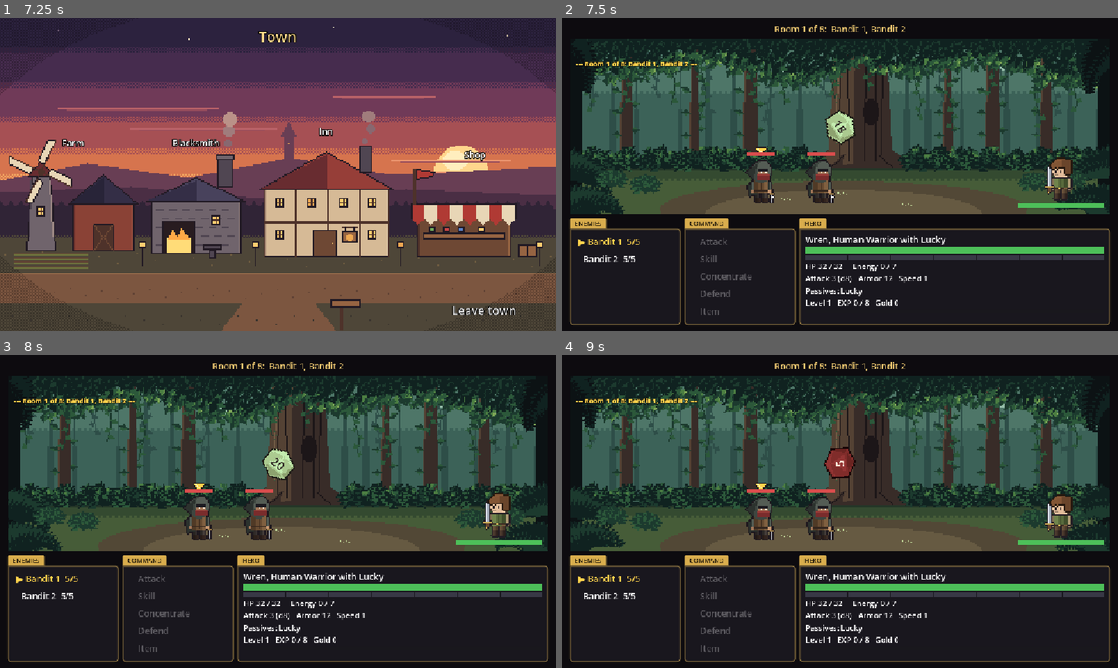
Above: before the commit, frames 1-4 (two rows, left to right).
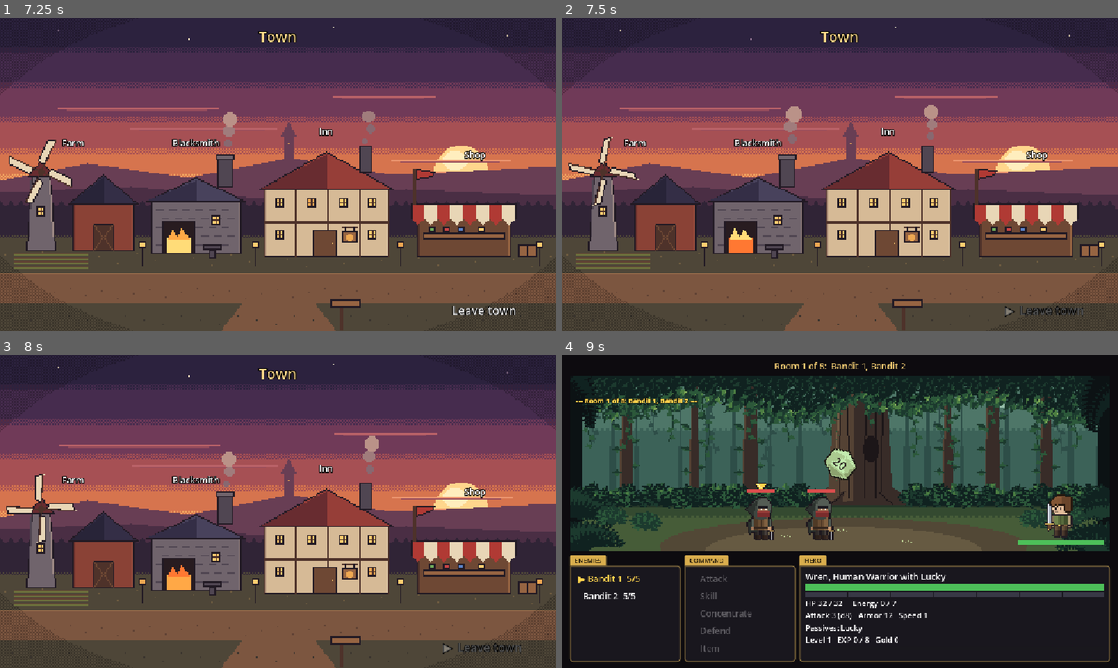
Above: after the commit, the same moments.

Repository: khasmn/project-k
Game: Godot game, scene res://scenes/menu/main_menu.tscn
Same seed, same stepped clock (60 frames per second), same inputs: the game is played once before the commit and once after it.
Inputs (mouse positions are in pixels of both pictures, inside the frame that each line leads up to):
- Up to frame 1 (7.25 s): click "New Game" at 0.5 s; click "New hero" at 1.25 s; click "▶ New hero" at 2 s; click "▶ New hero" at 2.75 s; click "Warrior" at 3.5 s; click "New hero" at 4.25 s; click "Warrior" at 5 s; click "▶ Warrior" at 5.75 s; click "Start run" at 6.5 s
- Up to frame 2 (7.5 s): click "Leave town" at 7.25 s
- Up to frame 3 (8 s): no input
- Up to frame 4 (9 s): click (762, 517) at 8.02 s; click (762, 517) at 8.77 s

Frame 1 is identical in both runs. In frame 2, 96% of the frame differs, in the area x 0-100%, y 0-100%; in frame 3, 96%; in frame 4, 0.4%.

Commit message:
Wait 1 second after Leave town
Co-Authored-By: Claude Opus 5.5 <noreply@anthropic.com>

Diff:
--- a/scripts/city/town.gd
+++ b/scripts/city/town.gd
@@ -3,6 +3,7 @@
 ## Shown after character creation (later also after the 1st and 2nd death).
 
 const COMBAT_SCENE: String = "res://scenes/combat/combat.tscn"
+const LEAVE_DELAY: float = 1.0  # a short pause after Leave town before the fight starts
 const ART_SIZE: Vector2 = Vector2(384, 216)
 ## Each building: its clickable rectangle in art pixels (x, y, width, height) and what its window says.
 const BUILDINGS: Array = [
@@ -16,7 +17,7 @@
 func _ready() -> void:
 	for building: Dictionary in BUILDINGS:
 		%Picture.add_child(_building_button(building))
-	%Leave.add_child(UI.menu_button("Leave town", get_tree().change_scene_to_file.bind(COMBAT_SCENE), 24))
+	%Leave.add_child(UI.menu_button("Leave town", _leave, 24))
 	for button: Button in %Leave.get_children():
 		button.add_theme_color_override("font_outline_color", Color.BLACK)
 		button.add_theme_constant_override("outline_size", 6)
@@ -50,6 +51,12 @@
 	return button
 
 
+func _leave() -> void:
+	%Leave.get_child(0).disabled = true  # one click is enough
+	await get_tree().create_timer(LEAVE_DELAY).timeout
+	get_tree().change_scene_to_file(COMBAT_SCENE)
+
+
 func _open(building: Dictionary) -> void:
 	%WindowTitle.text = building.name.to_upper()
 	%WindowText.text = building.text
